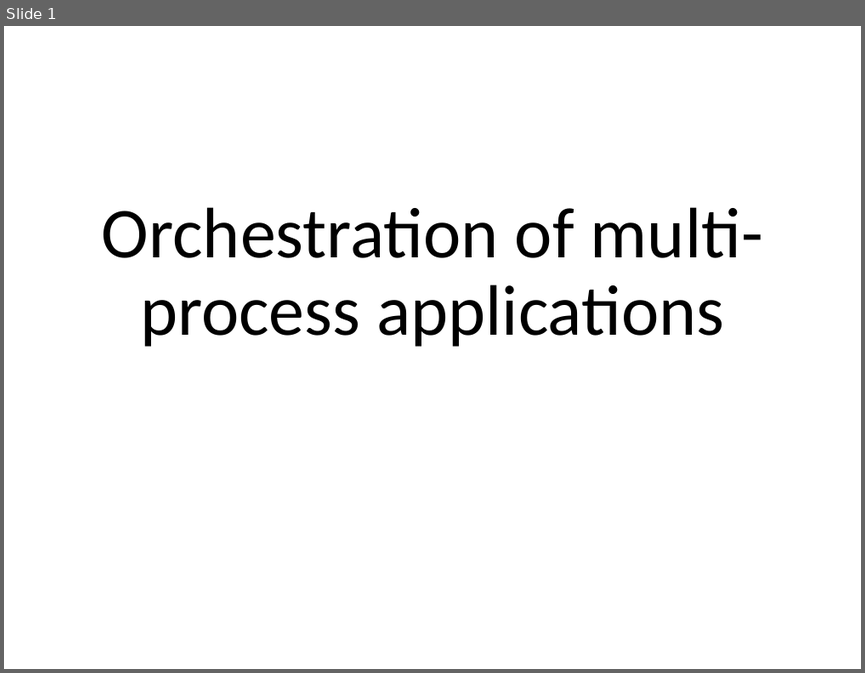
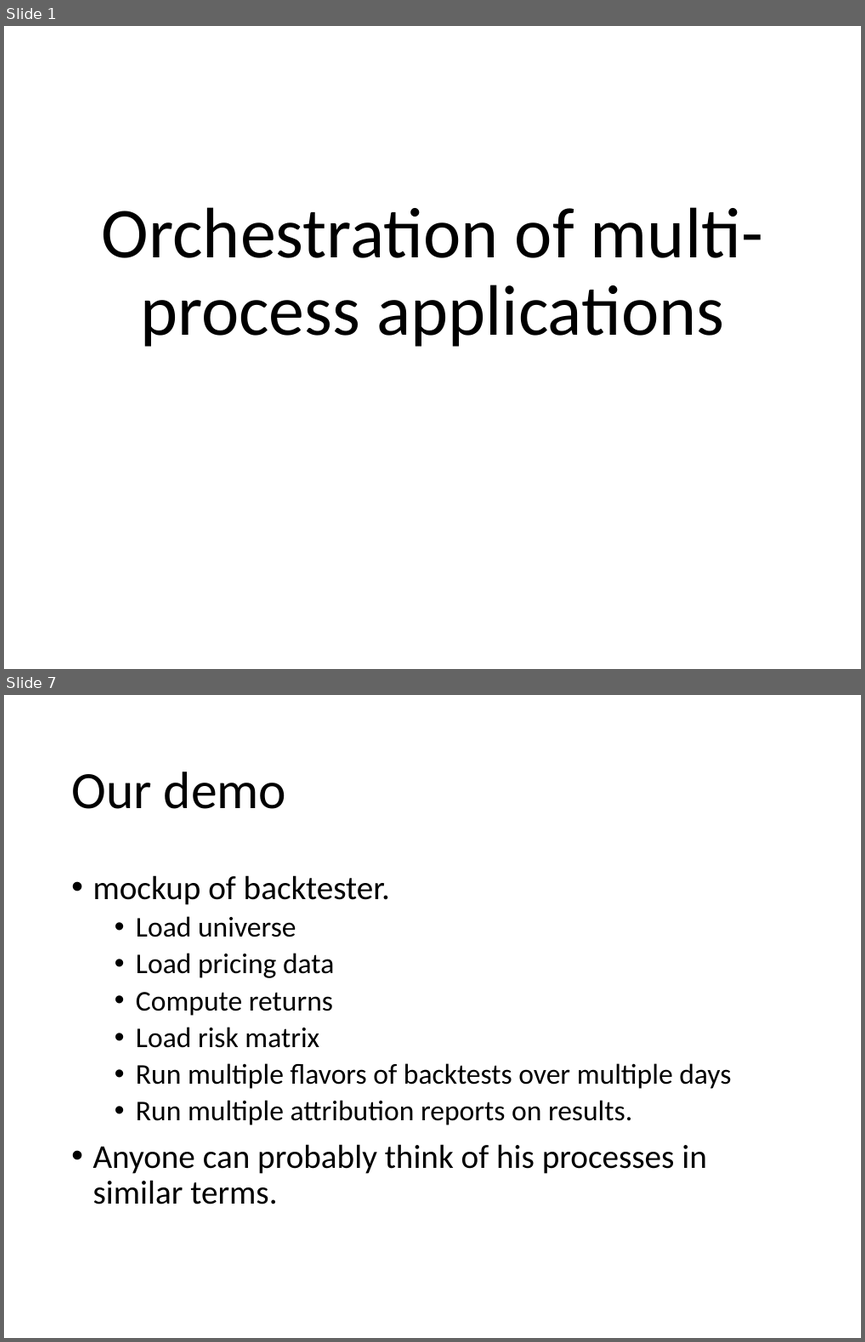
Before and after one commit to zconsult/am_temporal, a slide deck: Temporal.pptx. Shown one above the other, each under a label of ours: slide 1 before the commit, slides 1 and 7 after it; the slides between them are not shown. The pictures are 865x673 and 865x1342 pixels, drawn with LibreOffice and Linux fonts; fonts in the diff are those of the drawing. Boxes give left, top, right and bottom in pixels: in the first picture for what was removed or moved away, otherwise in the second. Text is boxed around its words. In the diff, an @@ line names an element or a change of style, - is before the commit and + after.

```diff
--- a/Temporal.pptx
+++ b/Temporal.pptx
@@ slide 7 added at <box>4,695,861,1338</box>, background #FFFFFF @@
@@ title added at <box>71,771,287,809</box>, 44 pt, text #000000 @@
+Our demo
@@ text added at <box>93,875,731,1204</box>, 24 pt, text #000000 @@
+• mockup of backtester.
+  • Load universe
+  • Load pricing data
+  • Compute returns
+  • Load risk matrix
+  • Run multiple flavors of backtests over multiple days
+  • Run multiple attribution reports on results.
+• Anyone can probably think of his processes in similar terms.
```
Also in this commit, not shown: 4 slides changed, 2 other slides added, 1 other file.
